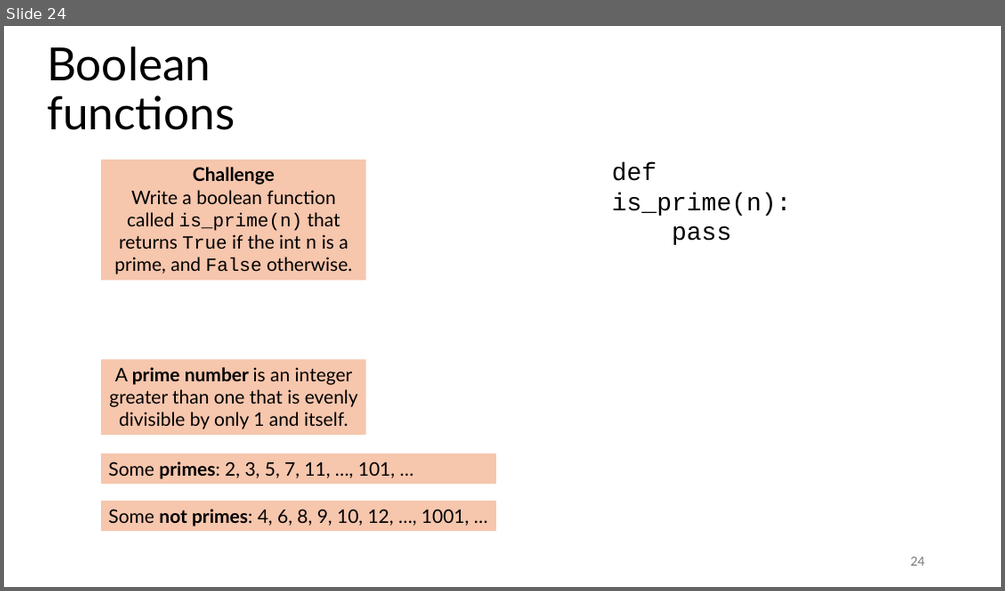
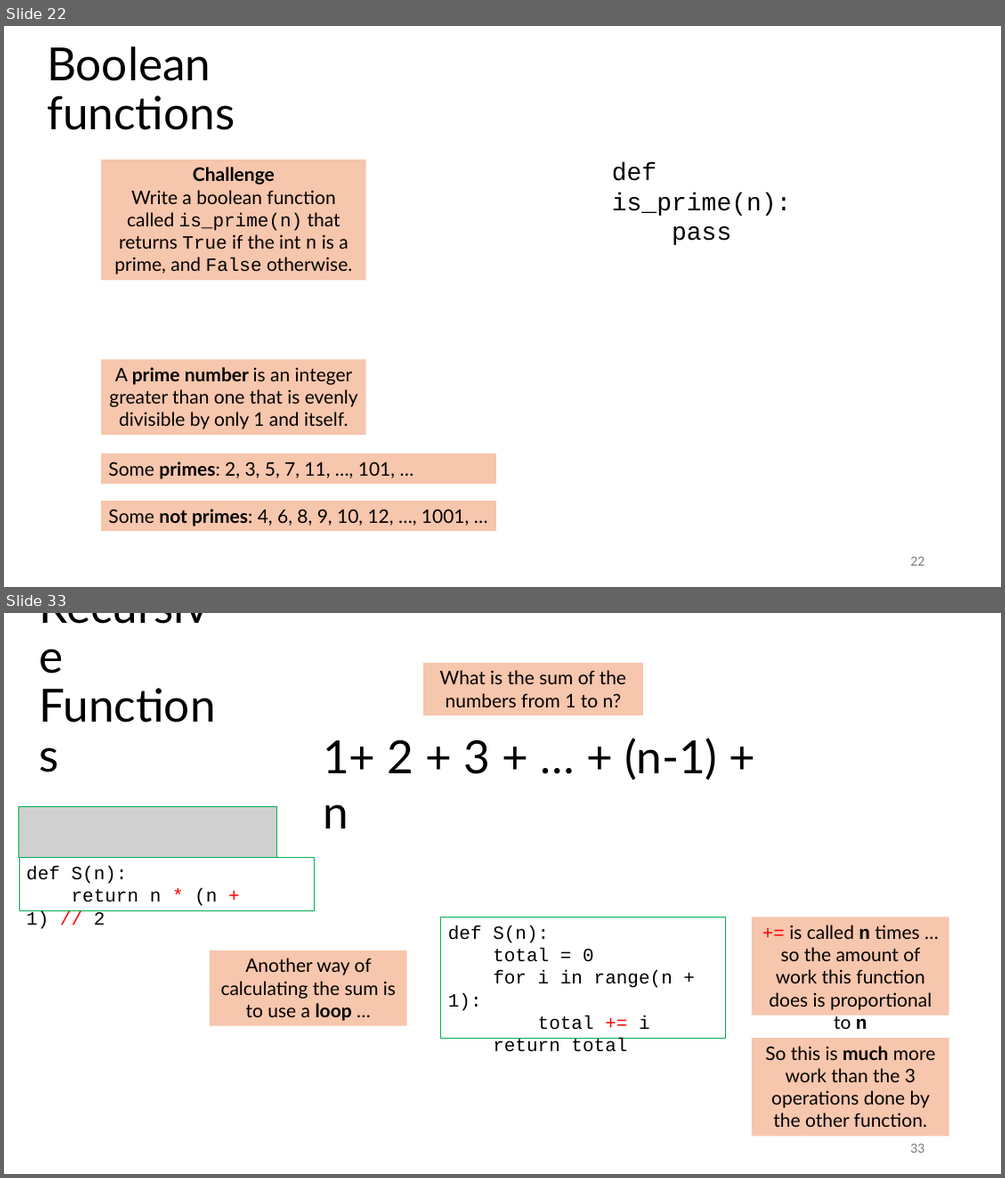
Before and after one commit to tjd1234/cmpt120fall2024, a slide deck: lecture_notes/chapter6/chapter6.pptx. Shown one above the other, each under a label of ours: slide 24 before the commit, slides 22 and 33 after it; the slides between them are not shown. The pictures are 1005x591 and 1005x1178 pixels, drawn with LibreOffice and Linux fonts; fonts in the diff are those of the drawing; grey boxes stand for pictures. Boxes give left, top, right and bottom in pixels: in the first picture for what was removed or moved away, otherwise in the second. Text is boxed around its words. In the diff, an @@ line names an element or a change of style, - is before the commit and + after.

```diff
--- a/lecture_notes/chapter6/chapter6.pptx
+++ b/lecture_notes/chapter6/chapter6.pptx
@@ slide 33 added at bbox=[4, 613, 1001, 1174], background #FFFFFF @@
@@ title added at bbox=[32, 629, 234, 737], 44 pt, text #000000 @@
+Recursive Functions
@@ rectangle added at bbox=[423, 663, 643, 716], fill #F6C6AD, 18 pt, text #000000 @@
+What is the sum of the numbers from 1 to n?
@@ text added at bbox=[323, 738, 717, 828], 44 pt, text #000000 @@
+1+ 2 + 3 + … + (n-1) + n
@@ picture added at bbox=[19, 807, 276, 858] @@
@@ rectangle added at bbox=[19, 858, 314, 910], outline #00B050 0.25 pt, 18 pt, text #000000 @@
+def S(n):
+return n * (n + 1) // 2
@@ rectangle added at bbox=[441, 917, 725, 1038], outline #00B050 0.25 pt, 18 pt, text #000000 @@
+def S(n):
+total = 0
+for i in range(n + 1):
+total += i
+return total
@@ rectangle added at bbox=[752, 917, 949, 1015], fill #F6C6AD, 18 pt, text #000000 @@
++= is called n times … so the amount of work this function does is proportional to n
@@ rectangle added at bbox=[210, 950, 407, 1026], fill #F6C6AD, 18 pt, text #000000 @@
+Another way of calculating the sum is to use a loop …
@@ rectangle added at bbox=[752, 1038, 949, 1135], fill #F6C6AD, 18 pt, text #000000 @@
+So this is much more work than the 3 operations done by the other function.
@@ page number added at bbox=[910, 1143, 924, 1152], 12 pt, text #797979 @@
+33
@@ what was slide 24 is now slide 22 @@
@@ page number at bbox=[910, 556, 924, 565]: text changed @@
-24
+22
```
Also in this commit, not shown: 11 slides changed, 47 other slides added, 2 slides removed, 1 other file.
